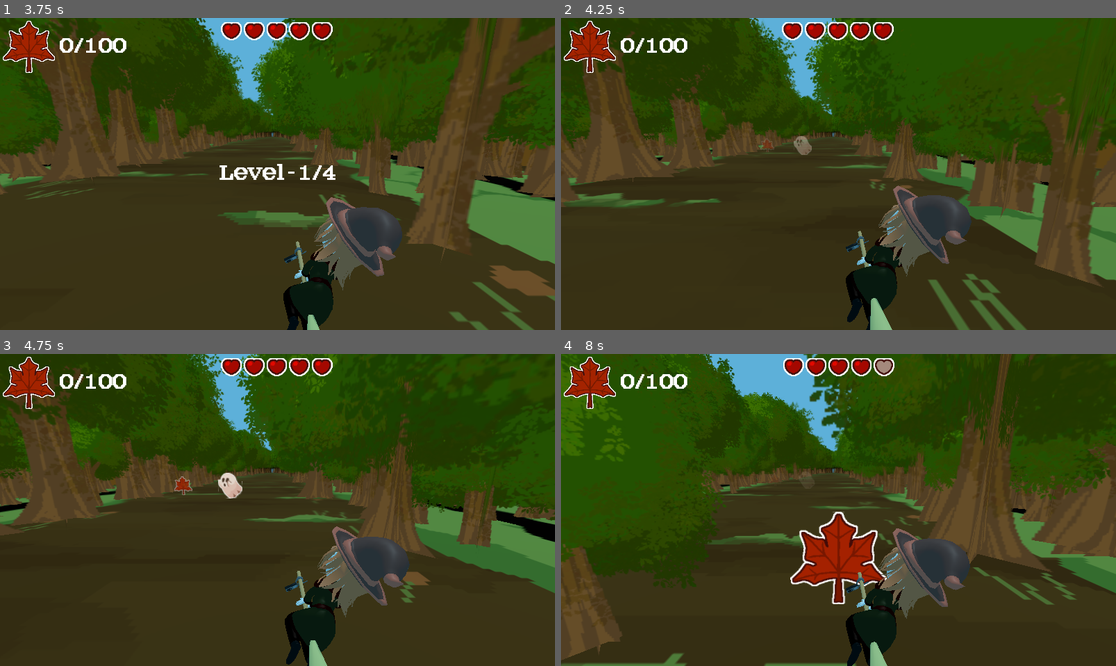
Above: before the commit, frames 1-4 (two rows, left to right).
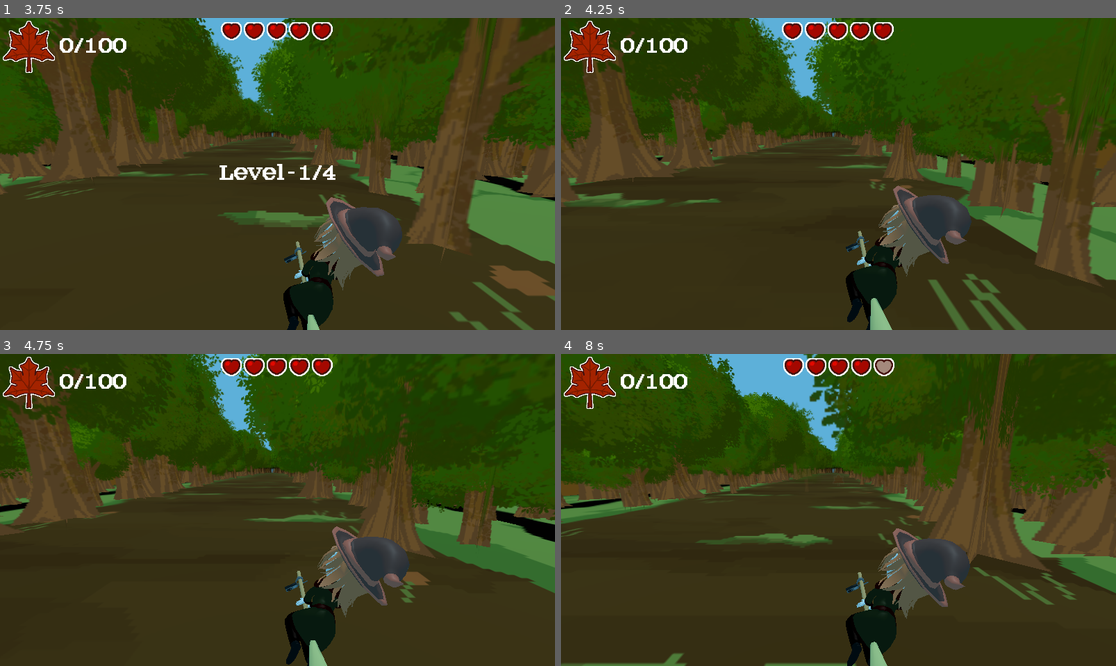
Above: after the commit, the same moments.

Repository: wewewer123/Cozy-Chaos-Fall-2025
Game: Godot game, scene res://scenes/game/GameHolder.tscn
Same seed, same stepped clock (60 frames per second), same inputs: the game is played once before the commit and once after it.
Inputs (mouse positions are in pixels of both pictures, inside the frame that each line leads up to):
- Up to frame 1 (3.75 s): click "start" at 0.5 s; click "start" at 1.25 s; tap Enter at 2 s; move the mouse to (399, 158) at 2.02 s; hold D (right) 2.03-2.78 s; tap T at 2.1 s; click (399, 158) at 2.17 s; move the mouse to (166, 189) at 2.77 s; hold A (left) 2.78-3.53 s; tap Y at 2.85 s; move the mouse to (333, 105) at 3.52 s; hold D (right) from 3.53 s (still down); tap Tab at 3.6 s
- Up to frame 2 (4.25 s): keep holding D (right)
- Up to frame 3 (4.75 s): keep holding D (right); move the mouse to (249, 572) at 4.27 s; tap T at 4.35 s; click (249, 572) at 4.42 s
- Up to frame 4 (8 s): move the mouse to (1005, 556) at 5.02 s; release D (right) at 5.03 s; hold A (left) 5.03-7.28 s; tap one key every 0.75 s from 5.1 s: Y Tab T Y; move the mouse to (672, 463) at 5.77 s; move the mouse to (866, 510) at 6.52 s; click (866, 510) at 6.67 s; move the mouse to (755, 432) at 7.27 s; hold D (right) from 7.28 s (still down)

Frame 1 is identical in both runs. In frame 2, 0.2% of the frame differs, in the area x 35-46%, y 37-44%; in frame 3, 0.4%; in frame 4, 10%, in the area x 0-59%, y 0-99%.

Commit message:
Directional Audio Second Iteration

Diff:
--- a/default_bus_layout.tres
+++ b/default_bus_layout.tres
@@ -1,8 +1,11 @@
-[gd_resource type="AudioBusLayout" load_steps=3 format=3 uid="uid://xu1kxt3nxu7b"]
+[gd_resource type="AudioBusLayout" load_steps=4 format=3 uid="uid://xu1kxt3nxu7b"]
 
 [sub_resource type="AudioEffectPanner" id="AudioEffectPanner_j3pel"]
 resource_name = "Panner"
 pan = -0.9
+
+[sub_resource type="AudioEffectPanner" id="AudioEffectPanner_n8wo2"]
+resource_name = "Panner"
 
 [sub_resource type="AudioEffectPanner" id="AudioEffectPanner_g28q7"]
 resource_name = "Panner"
@@ -21,7 +24,7 @@
 bus/2/bypass_fx = false
 bus/2/volume_db = 0.0
 bus/2/send = &"Master"
-bus/3/name = &"Left Pan"
+bus/3/name = &"Pan 1"
 bus/3/solo = false
 bus/3/mute = false
 bus/3/bypass_fx = false
@@ -29,13 +32,15 @@
 bus/3/send = &"Master"
 bus/3/effect/0/effect = SubResource("AudioEffectPanner_j3pel")
 bus/3/effect/0/enabled = true
-bus/4/name = &"Center Pan"
+bus/4/name = &"Pan 2"
 bus/4/solo = false
 bus/4/mute = false
 bus/4/bypass_fx = false
 bus/4/volume_db = 0.0
 bus/4/send = &"Master"
-bus/5/name = &"Right pan"
+bus/4/effect/0/effect = SubResource("AudioEffectPanner_n8wo2")
+bus/4/effect/0/enabled = true
+bus/5/name = &"Pan 3"
 bus/5/solo = false
 bus/5/mute = false
 bus/5/bypass_fx = false
--- a/scenes/game/GameManager.tscn
+++ b/scenes/game/GameManager.tscn
@@ -1,11 +1,11 @@
 [gd_scene load_steps=15 format=3 uid="uid://dvlf5mhwcncbc"]
 
 [ext_resource type="Script" uid="uid://67adang6a16o" path="res://scripts/game/game_manager.gd" id="1_unqrf"]
-[ext_resource type="AudioStream" uid="uid://ccgcv367au3un" path="res://assets/audio/voicelines/radio guy/level1_radio_01_fx.wav" id="2_mhx6a"]
-[ext_resource type="AudioStream" uid="uid://bum5ohedxajlh" path="res://assets/audio/voicelines/radio guy/level2_radio_01_fx.wav" id="3_o1ahd"]
-[ext_resource type="AudioStream" uid="uid://dfum3yse08ucb" path="res://assets/audio/voicelines/radio guy/level3_radio_01_fx.wav" id="4_gvcca"]
-[ext_resource type="AudioStream" uid="uid://dwbsg0gww8yg5" path="res://assets/audio/voicelines/radio guy/level4_radio_01_fx.wav" id="5_mydsw"]
-[ext_resource type="AudioStream" uid="uid://dgqd61cnjtwlu" path="res://assets/audio/voicelines/radio guy/ending_radio_fx.wav" id="6_t4l15"]
+[ext_resource type="AudioStream" uid="uid://ccgcv367au3un" path="res://assets/audio/Voicelines/Radio Guy/level1_radio_01_fx.wav" id="2_mhx6a"]
+[ext_resource type="AudioStream" uid="uid://bum5ohedxajlh" path="res://assets/audio/Voicelines/Radio Guy/level2_radio_01_fx.wav" id="3_o1ahd"]
+[ext_resource type="AudioStream" uid="uid://dfum3yse08ucb" path="res://assets/audio/Voicelines/Radio Guy/level3_radio_01_fx.wav" id="4_gvcca"]
+[ext_resource type="AudioStream" uid="uid://dwbsg0gww8yg5" path="res://assets/audio/Voicelines/Radio Guy/level4_radio_01_fx.wav" id="5_mydsw"]
+[ext_resource type="AudioStream" uid="uid://dgqd61cnjtwlu" path="res://assets/audio/Voicelines/Radio Guy/ending_radio_fx.wav" id="6_t4l15"]
 [ext_resource type="PackedScene" uid="uid://c5h0614qa13mh" path="res://scenes/ui/main_menu.tscn" id="7_mhx6a"]
 [ext_resource type="PackedScene" uid="uid://dyftg85otyil" path="res://scenes/world/Levels/Level1.tscn" id="7_uut2o"]
 [ext_resource type="PackedScene" uid="uid://ebwap5j0m8u" path="res://scenes/world/Levels/Level2.tscn" id="8_tub3f"]
@@ -36,7 +36,7 @@
 [node name="Node" type="Node" parent="."]
 
 [node name="AudioStreamPlayer2D" type="AudioStreamPlayer2D" parent="."]
-volume_db = 5.0
+volume_db = -80.0
 
 [node name="Backgroundmusic" parent="." instance=ExtResource("14_gvcca")]
 volume_db = -20.0
--- a/scenes/lane_objects/lane_entity_directional_audio.tscn
+++ b/scenes/lane_objects/lane_entity_directional_audio.tscn
@@ -2,17 +2,15 @@
 
 [ext_resource type="Script" uid="uid://pj5e56nt1utr" path="res://scripts/lane_objects/lane_entity_directional_audio.gd" id="1_r1pxh"]
 
-[node name="LaneEntityDirectionalAudio" type="Node3D" node_paths=PackedStringArray("leftAudio", "centerAudio", "rightAudio")]
+[node name="LaneEntityDirectionalAudio" type="Node3D" node_paths=PackedStringArray("audio_streams")]
 script = ExtResource("1_r1pxh")
-leftAudio = NodePath("Left")
-centerAudio = NodePath("Center")
-rightAudio = NodePath("Right")
+audio_streams = [NodePath("Audio 1"), NodePath("Audio 2"), NodePath("Audio 3")]
 
-[node name="Left" type="AudioStreamPlayer2D" parent="."]
-bus = &"Left Pan"
+[node name="Audio 1" type="AudioStreamPlayer2D" parent="."]
+bus = &"Pan 1"
 
-[node name="Center" type="AudioStreamPlayer2D" parent="."]
-bus = &"Center Pan"
+[node name="Audio 2" type="AudioStreamPlayer2D" parent="."]
+bus = &"Pan 2"
 
-[node name="Right" type="AudioStreamPlayer2D" parent="."]
-bus = &"Right pan"
+[node name="Audio 3" type="AudioStreamPlayer2D" parent="."]
+bus = &"Pan 3"
--- a/scenes/lane_objects/obstacles/ghost.tscn
+++ b/scenes/lane_objects/obstacles/ghost.tscn
@@ -11,12 +11,11 @@
 radius = 1.5371094
 height = 4.751953
 
-[node name="Ghost" type="Area3D" node_paths=PackedStringArray("textureSetter", "directionalAudio")]
+[node name="Ghost" type="Area3D" node_paths=PackedStringArray("textureSetter")]
 collision_layer = 8
 script = ExtResource("1_i3suy")
 type = 1
 textureSetter = NodePath("Sprite3D")
-directionalAudio = NodePath("LaneEntityDirectionalAudio")
 
 [node name="Sprite3D" type="Sprite3D" parent="."]
 transform = Transform3D(3.5, 0, 0, 0, 3.5, 0, 0, 0, 3.5, 0, 2.6, 0)
--- a/scripts/game/globals.gd
+++ b/scripts/game/globals.gd
@@ -3,7 +3,7 @@
 var max_player_health = 5
 var max_leaf_count = 100
 
-var SPAWN_DIFFICULTY_MULTIPLAYER = 2
+var SPAWN_DIFFICULTY_MULTIPLAYER = 3
 
 var LANE_SPAWN_TIMERS := {
 	GameManager.game_states.LEVEL1: 1.0 * SPAWN_DIFFICULTY_MULTIPLAYER,
--- a/scripts/lane_objects/lane_entity_directional_audio.gd
+++ b/scripts/lane_objects/lane_entity_directional_audio.gd
@@ -2,25 +2,47 @@
 class_name DirectionalAudioManager
 
 @export var soundeffect : AudioStream
-@export var leftAudio : AudioStreamPlayer2D
-@export var centerAudio : AudioStreamPlayer2D
-@export var rightAudio : AudioStreamPlayer2D
+@export var audio_streams : Array[AudioStreamPlayer2D]
 
 var player_locator : PlayerLocator
+var next_audio_index : int = 0
 
 func init(playerLocator:PlayerLocator):
 	player_locator = playerLocator
 	_playDirectionalSound()
 
 func _ready() -> void:
-	leftAudio.stream = soundeffect
-	centerAudio.stream = soundeffect
-	rightAudio.stream = soundeffect
+	for i in range(len(audio_streams)):
+		audio_streams[i].stream = soundeffect
 
 func _playDirectionalSound() -> void:
-	if player_locator.position_is_left_of_player(self):
-		leftAudio.play()
-	elif player_locator.position_is_right_of_player(self):
-		rightAudio.play()
-	else:
-		centerAudio.play()
+	playStream(audio_streams[next_audio_index])
+	next_audio_index = (next_audio_index + 1) % len(audio_streams)
+
+func playStream(audio_stream: AudioStreamPlayer2D) -> void:
+	var startvol = -30
+	var vol_range = 60
+
+	audio_stream.play()
+	audio_stream.volume_db = startvol
+
+	while(player_locator.player_behind_of(self)):
+		var vol_rangeume = vol_range - clamp(player_locator.distance_to_player(self) / 45.0 * vol_range, 0.0, vol_range);
+
+		var effect = AudioServer.get_bus_effect(AudioServer.get_bus_index(audio_stream.bus), 0)
+		effect.pan = player_locator.get_player_pos_x_relativ_to(self)
+
+		if abs(effect.pan) < 0.2:
+			audio_stream.volume_db = vol_rangeume + startvol + 5
+		else:
+			audio_stream.volume_db = vol_rangeume + startvol
+
+		await get_tree().process_frame
+	var t_start = 0.25
+	var t = t_start
+	var volume = audio_stream.volume_db
+	while(t > 0):
+		t -= get_process_delta_time()
+		audio_stream.volume_db -= volume * (get_process_delta_time() / t_start)
+		await get_tree().process_frame
+	audio_stream.stop()
--- a/scripts/player_locator.gd
+++ b/scripts/player_locator.gd
@@ -6,14 +6,11 @@
 func init(playerObj:PlayerObject):
 	player = playerObj
 
-func get_player_x_position() -> float:
-	return player.position.x
-
-func position_is_left_of_player(node:Node3D) -> bool:
-	return round(node.global_position.x) < round(player.global_position.x)
-
-func position_is_right_of_player(node:Node3D) -> bool:
-	return round(node.global_position.x) > round(player.global_position.x)
-
 func distance_to_player(node:Node3D) -> float:
 	return (node.global_position - player.global_position).length()
+
+func get_player_pos_x_relativ_to(node:Node3D) -> float:
+	return clampf((node.global_position.x- player.global_position.x) / 7.0,-1,1)
+
+func player_behind_of(node:Node3D) -> bool:
+	return (player.global_position.z - 12.0) >= node.global_position.z
Not shown, changed: assets/audio/sounds/sound effect ojpe/woodpecker.mp3.import
Not shown, changed: export_presets.cfg
Not shown, changed: assets/audio/sounds/sound effect ojpe/woodpecker.mp3
